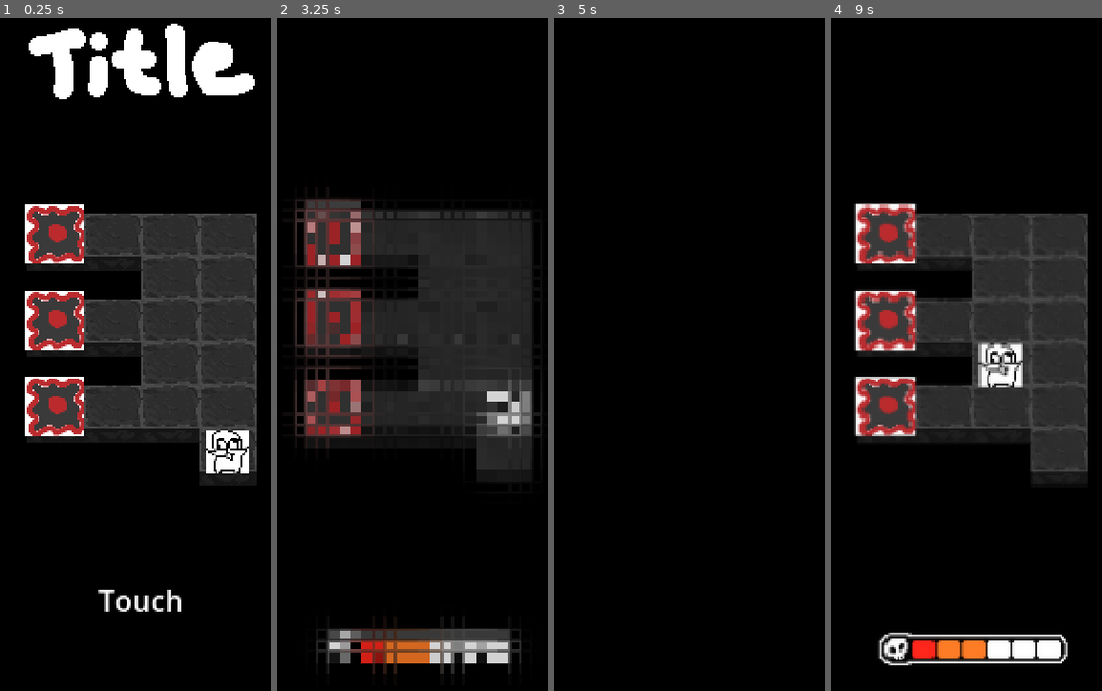
Above: before the commit, frames 1-4 (left to right).
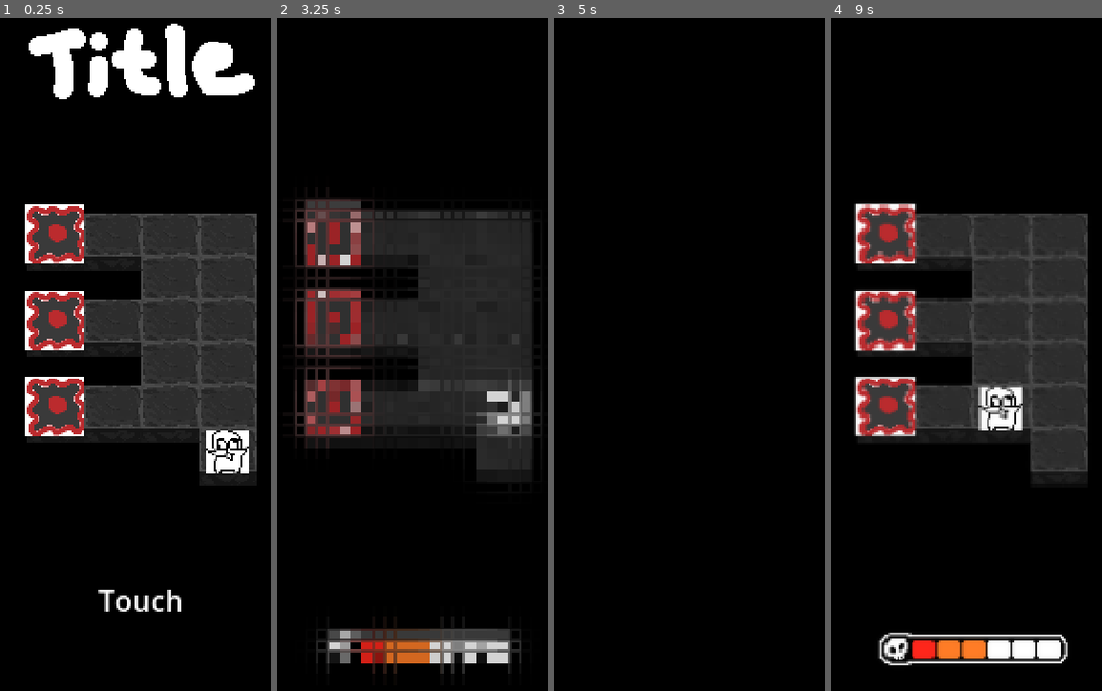
Above: after the commit, the same moments.

Repository: chamwhy/godotTest
Game: Godot game, scene res://04_Scenes/main.tscn
Two runs of this game, one before a commit and one after it. Both use one fixed random seed, a clock stepped at 60 frames per second and the inputs below.
Inputs (mouse positions are in pixels of both pictures, inside the frame that each line leads up to):
- Up to frame 1 (0.25 s): no input
- Up to frame 2 (3.25 s): tap Enter at 0.5, 2 s; move the mouse to (512, 307) at 0.52 s; hold D (move_right) 0.53-1.28 s; tap Space (interaction) at 0.6, 1.25, 2.75 s; click (512, 307) at 0.67 s; move the mouse to (333, 381) at 1.27 s; hold Z (back) 1.28-2.03 s; tap X (test_x) at 1.35 s; move the mouse to (461, 172) at 2.02 s; hold D (move_right) 2.03-2.78 s; hold 5 2.03-2.78 s; move the mouse to (396, 495) at 2.77 s; hold W (move_up) from 2.78 s (still down); tap 6 at 2.85 s; click (396, 495) at 2.92 s
- Up to frame 3 (5 s): move the mouse to (824, 455) at 3.52 s; release W (move_up) at 3.53 s; hold A (move_left) from 3.53 s (still down); tap Space (interaction) at 3.6 s; tap Enter at 4.25 s; move the mouse to (567, 226) at 4.27 s; tap X (test_x) at 4.35 s
- Up to frame 4 (9 s): tap Space (interaction) at 5, 6.6 s; move the mouse to (993, 341) at 5.02 s; release A (move_left) at 5.03 s; hold Z (back) 5.03-5.78 s; hold 5 5.03-5.78 s; click (993, 341) at 5.17 s; move the mouse to (906, 152) at 5.77 s; hold D (move_right) 5.78-6.53 s; tap 6 at 5.85, 8.85 s; move the mouse to (1066, 307) at 6.52 s; hold W (move_up) 6.53-7.28 s; move the mouse to (887, 381) at 7.27 s; hold D (move_right) 7.28-8.03 s; tap X (test_x) at 7.35 s; click (887, 381) at 7.42 s; move the mouse to (1015, 172) at 8.02 s; hold Z (back) 8.03-8.78 s; hold 5 8.03-8.78 s; move the mouse to (950, 495) at 8.77 s; hold A (move_left) from 8.78 s (still down)

Frames 1-3 are identical in both runs. In frame 4, 2.0% of the frame differs, in the area x 54-71%, y 48-62%.

Commit message:
undomanager 완성 및 사과 그리기

Diff:
--- a/godot/01_Scripts/Entities/Element/Element.gd
+++ b/godot/01_Scripts/Entities/Element/Element.gd
@@ -6,7 +6,6 @@
 #region element 별 특성
 @export var is_block: bool = false  # 막힘 판정 여부
 @export var hitable: bool = true
-
 #endregion
 
 
@@ -14,9 +13,41 @@
 	return false
 
 
-
 func apply_data(data: Dictionary):
 	super.apply_data(data)
 	_set_z_index(SortLayer.Element)
 	print("apply data")
 	InGameManager.register_element(cur_position, self)
+
+
+# ─────────────────────────────────────────────
+# Undo 계약 (서브클래스가 override)
+# ─────────────────────────────────────────────
+
+## 현재 논리 상태를 Dictionary로 반환한다.
+## 서브클래스는 super.save_undo_state() 결과에 자신의 필드를 merge해서 반환한다.
+func save_undo_state() -> Dictionary:
+	return {
+		"position": cur_position.copy(),
+		"is_block": is_block,
+		"hitable":  hitable,
+		"visible":  visible,
+	}
+
+## save_undo_state()가 반환한 Dictionary로 논리 상태를 복원한다.
+## 서브클래스는 super.apply_undo(state)를 먼저 호출한 뒤 추가 처리한다.
+func apply_undo(state: Dictionary) -> void:
+	cur_position = state["position"]
+	is_block     = state["is_block"]
+	hitable      = state["hitable"]
+	# 시각 위치는 애니메이션이 끝난 뒤 최종적으로 맞춰짐.
+	# Undo 애니메이션의 undo_data.to 가 최종 위치이므로,
+	# 여기선 논리값만 복원하고 position(픽셀)은 on_animate가 담당한다.
+	if state.get("visible", true):
+		show()
+
+## 소멸 처리: queue_free 대신 숨김으로 처리한다.
+## element_map 에서도 제거한다.
+func hide_for_undo(tick: int) -> void:
+	InGameManager.exit_element(self, cur_position, tick)
+	hide()
--- a/godot/01_Scripts/Entities/Element/Unit/Unit.gd
+++ b/godot/01_Scripts/Entities/Element/Unit/Unit.gd
@@ -108,32 +108,39 @@
 	if vel.is_zero(): return
 	print("Move To: ", vel.to_str())
 	var goal: Position = vel.add(cur_position)
-	var dir: Position = vel.normalized()
-	# 어차피 처음은 무조건 exit라 미리 더해두기
+	var dir: Position  = vel.normalized()
 	var chk_pos: Position = cur_position.add(dir)
 	var from: Position = cur_position.copy()
 
 	var re = InGameManager.exit_element(self, cur_position, tick)
-
 	print(re, cur_position.to_str(), tick)
 	if self != re: print("오류임. 절대 무조건 같아야 함")
 
-	while(true):
+	while true:
 		if chk_pos.equals(goal): break
 		InGameManager.pass_element(self, chk_pos, tick)
 		chk_pos = chk_pos.add(dir)
-		AnimationQueue.add_anim_unit(AnimationQueue.AnimUnit.new(self, "move", {
-			"from": from,
-			"to": chk_pos
-		}), tick)
+
+		AnimationQueue.add_anim_unit(AnimationQueue.AnimUnit.new(
+			self,
+			"move",           # 정방향 액션
+			{"from": from, "to": chk_pos},
+			"move_reverse",   # ← Undo 역산 액션
+			{"from": chk_pos, "to": from}  # ← Undo 시 from/to 반전
+		), tick)
+
 		from = chk_pos.copy()
 		tick += 1
-	# TODO: 현재 애니메이션 순서 관련해서 어떻게 애니메이션 큐에 넣을 지 고민중임
+
 	InGameManager.enter_element(self, chk_pos, tick)
-	AnimationQueue.add_anim_unit(AnimationQueue.AnimUnit.new(self, "move", {
-			"from": from,
-			"to": chk_pos
-		}), tick)
+	AnimationQueue.add_anim_unit(AnimationQueue.AnimUnit.new(
+		self,
+		"move",
+		{"from": from, "to": chk_pos},
+		"move_reverse",
+		{"from": chk_pos, "to": from}
+	), tick)
+
 
 func attack(atk_power: int, dir: Position, tick: int) -> void:
 	var targets: Array[Element] = InGameManager.get_elements(cur_position.add(dir))
@@ -168,29 +175,50 @@
 
 
 
+func save_undo_state() -> Dictionary:
+	var state := super.save_undo_state()
+	state.merge({
+		"cur_hp":    cur_hp,
+		"is_dead":   is_dead,
+		"is_fallen": is_fallen,
+	})
+	return state
+
+func apply_undo(state: Dictionary) -> void:
+	super.apply_undo(state)
+	_cur_hp    = state["cur_hp"]
+	is_dead    = state["is_dead"]
+	is_fallen  = state["is_fallen"]
+
+
+
+
 #region animation
 
 # unit.target(예: Player) 내부의 함수
 func on_animate(action, data) -> Signal:
 	var from_val = Position.position_to_world(data.get("from", cur_position))
-	var to_val = Position.position_to_world(data.get("to", cur_position))
-	var time = 0.2
-
+	var to_val   = Position.position_to_world(data.get("to",   cur_position))
+	var time := 0.2
 
 	var tween = create_tween()
 
-	# 애니메이션 종류에 따른 분기 처리
 	match action:
 		"move":
-			tween.tween_property(self, "position", to_val, time).from(from_val).set_trans(Tween.TRANS_SINE)
+			tween.tween_property(self, "position", to_val, time) \
+				.from(from_val).set_trans(Tween.TRANS_SINE)
+
+		# Undo 전용: 이전 위치로 역이동
+		# from = 현재(되돌리기 전) 위치, to = 이전 위치
 		"move_reverse":
-			tween.tween_property(self, "position", to_val, time)\
-				.from(from_val)\
-				.set_trans(Tween.TRANS_SINE)\
-				.set_ease(Tween.EASE_OUT)   # 앞으로 갈 때와 반대 이징
+			tween.tween_property(self, "position", to_val, time) \
+				.from(from_val) \
+				.set_trans(Tween.TRANS_SINE) \
+				.set_ease(Tween.EASE_OUT)
+
 		"fade":
-			tween.tween_property(self, "modulate:a", 1.0, time).from(0.0) # 투명도 조절
-	# 트윈이 끝날 때 발생하는 'finished' 신호를 그대로 반환
+			tween.tween_property(self, "modulate:a", 1.0, time).from(0.0)
+
 	return tween.finished
 
 #endregion
--- a/godot/01_Scripts/Entities/Element/Wall/Wall.gd
+++ b/godot/01_Scripts/Entities/Element/Wall/Wall.gd
@@ -35,11 +35,48 @@
 func on_hit(atk_data: AtkData) -> bool:
 	if not destroyable: return false
 
-	if min_atk > atk_data.dmg: return false
+	if min_atk > atk_data.dmg:
+		AnimationQueue.add_anim_unit(AnimationQueue.AnimUnit.new(
+			self,
+			"on_hit",   # 파괴 이펙트 (on_animate에서 구현)
+			{},
+			"",          # ← Undo 시 역산 애니메이션 없음 (재생성 이펙트는 apply_undo에서)
+			{}
+		), atk_data.tick)
+		return false
 	destroy_wall(atk_data.tick)
 	return true
 
 
+# [변경] queue_free → hide_for_undo
 func destroy_wall(tick: int) -> void:
-	InGameManager.exit_element(self, cur_position, tick)
-	queue_free()
+	# 파괴 애니메이션이 있다면 AnimUnit(undo_action="") 으로 등록
+	# undo_action="" → Undo 시 역산 애니메이션 없음
+	# 대신 apply_undo 에서 show() 를 호출하면 "펑" 같은 재생성 이펙트를 넣을 수 있음
+	AnimationQueue.add_anim_unit(AnimationQueue.AnimUnit.new(
+		self,
+		"destroy",   # 파괴 이펙트 (on_animate에서 구현)
+		{},
+		"",          # ← Undo 시 역산 애니메이션 없음 (재생성 이펙트는 apply_undo에서)
+		{}
+	), tick)
+	hide_for_undo(tick)
+
+
+# ─────────────────────────────────────────────
+# Undo 상태 저장/복원
+# ─────────────────────────────────────────────
+func save_undo_state() -> Dictionary:
+	var state := super.save_undo_state()
+	state.merge({
+		"destroyable": destroyable,
+		"min_atk":     min_atk,
+	})
+	return state
+
+func apply_undo(state: Dictionary) -> void:
+	super.apply_undo(state)  # position, visible, is_block, hitable 복원
+	destroyable = state["destroyable"]
+	min_atk     = state["min_atk"]
+	update_sprite()
+	# TODO: 재생성 이펙트 (예: "펑" 파티클) 여기서 재생
--- a/godot/01_Scripts/Systems/AutoLoad/AnimationQueue.gd
+++ b/godot/01_Scripts/Systems/AutoLoad/AnimationQueue.gd
@@ -1,54 +1,86 @@
+# AnimationQueue.gd
 extends Node
 
-# 개별 애니메이션 단위
+# ─────────────────────────────────────────────
+# AnimUnit: 개별 애니메이션 단위
+# ─────────────────────────────────────────────
 class AnimUnit:
 	var target: Node2D
 	var action: String
 	var data: Dictionary
 
-	func _init(_target: Node2D, _action: String, _data: Dictionary):
-		self.target = _target
-		self.action = _action
-		self.data = _data
+	# Undo 시 재생할 역산 정보
+	# undo_action == "" 이면 역산 애니메이션 없음 (피격 이펙트 등)
+	var undo_action: String
+	var undo_data: Dictionary
 
-# 동시에 실행될 애니메이션들의 묶음 (Batch)
+	func _init(
+		_target: Node2D,
+		_action: String,
+		_data: Dictionary,
+		_undo_action: String = "",
+		_undo_data: Dictionary = {}
+	) -> void:
+		target      = _target
+		action      = _action
+		data        = _data
+		undo_action = _undo_action
+		undo_data   = _undo_data
+
+
+# ─────────────────────────────────────────────
+# 큐
+# ─────────────────────────────────────────────
 var queue: Array = []
 const QUEUE_LIMIT = 100
 var is_processing: bool = false
 
 var start_tick := 0
-var cur_tick := 0
+var cur_tick   := 0
 
 
-var anim_data: Array = []
+# ─────────────────────────────────────────────
+# 턴 로그 (UndoManager가 읽어감)
+# 한 턴에 실행된 AnimUnit 배치 목록을 tick 순서대로 보관
+# 구조: [ [AnimUnit, ...], [AnimUnit, ...], ... ]  (tick 오름차순)
+# ─────────────────────────────────────────────
+var _turn_log: Array = []
+
+func get_and_clear_turn_log() -> Array:
+	var log = _turn_log.duplicate()
+	_turn_log.clear()
+	return log
+
 
 func _ready() -> void:
 	queue_reset()
 
 
-func queue_reset():
+func queue_reset() -> void:
 	print("큐 리셋")
 	cur_tick = 0
 	queue.resize(QUEUE_LIMIT)
 	for i in range(QUEUE_LIMIT):
-		queue[i] = [] # 각 칸을 빈 배열로 초기화
+		queue[i] = []
 
-## 1. 새로운 애니메이션 스텝(Batch) 추가
-# 이 함수를 호출할 때마다 "동시 재생될 그룹"이 하나 생성됩니다.
+
 func add_anim_unit(unit: AnimUnit, tick: int) -> bool:
 	if tick >= start_tick + QUEUE_LIMIT:
 		return false
-	print("애니메이션 큐 유닛 추가 - ", unit.target.get_script().get_global_name(), " : ", tick, "(", tick - start_tick, ")")
+	print("애니메이션 큐 유닛 추가 - ",
+		unit.target.get_script().get_global_name(),
+		" : ", tick, "(", tick - start_tick, ")")
 	queue[tick - start_tick].append(unit)
 	return true
 
-## 2. 큐 실행 및 모든 완료 대기 (await 가능)
-func process_queue():
 
+# ─────────────────────────────────────────────
+# 정방향 큐 실행
+# ─────────────────────────────────────────────
+func process_queue() -> void:
 	for i in range(QUEUE_LIMIT):
 		if queue[i].size() > 0:
 			print(i, " - ", queue[i].size())
-
 
 	print("애니메이션 큐 프로세싱 시작 try", is_processing, cur_tick, queue[cur_tick].is_empty())
 	if is_processing or queue[cur_tick].is_empty():
@@ -56,30 +88,69 @@
 	print("애니메이션 큐 프로세싱 시작")
 	is_processing = true
 
+	_turn_log.clear()
+
 	while not queue[cur_tick].is_empty():
 		print("aq: ", start_tick + cur_tick, " - ", queue[cur_tick].size())
-		var current_batch = queue[cur_tick] # 이번 스텝에 실행할 리스트
+		var current_batch: Array = queue[cur_tick]
+
+		# 이번 배치를 턴 로그에 기록
+		_turn_log.append(current_batch.duplicate())
+
 		var tweens: Array[Signal] = []
 
-		# 이번 배치에 있는 모든 애니메이션을 '동시에' 실행
 		for unit in current_batch:
 			if is_instance_valid(unit.target) and unit.target.has_method("on_animate"):
-				# on_animate는 애니메이션이 끝날 때 신호(Signal)나 await를 반환해야 함
 				var task_finished = unit.target.on_animate(unit.action, unit.data)
 				if task_finished is Signal:
 					tweens.append(task_finished)
 
-		# 이번 배치의 모든 애니메이션이 끝날 때까지 대기
 		for finished_signal in tweens:
 			await finished_signal
 
-		# 딜레이가 다른 경우를 대비해, 가장 긴 애니메이션이 끝날 때까지
-		# 혹은 추가적인 안전 딜레이를 넣고 싶다면 여기에 추가 가능
 		await get_tree().process_frame
+		cur_tick += 1
 
-		cur_tick += 1
-	# start_tick의 효용성은 anim queue의 끝점이 아닌, max에 도달했을때 사용하기 위함임.
-	#start_tick = cur_tick
 	queue_reset()
 	is_processing = false
 	print("모든 큐 재생 완료")
+
+
+# ─────────────────────────────────────────────
+# 역방향 큐 실행 (UndoManager 전용)
+# batches: [ [AnimUnit,...], ... ]  tick 오름차순 → 역순으로 처리
+# ─────────────────────────────────────────────
+func process_undo_queue(batches: Array) -> void:
+	if is_processing:
+		return
+	if batches.is_empty():
+		return
+
+	is_processing = true
+	print("Undo 애니메이션 역재생 시작")
+
+	# tick 역순으로 배치를 순회
+	for i in range(batches.size() - 1, -1, -1):
+		var batch: Array = batches[i]
+		var tweens: Array[Signal] = []
+
+		for unit in batch:
+			# undo_action 이 비어 있으면 역산 애니메이션 없음
+			if unit.undo_action == "":
+				continue
+			if not is_instance_valid(unit.target):
+				continue
+			if not unit.target.has_method("on_animate"):
+				continue
+
+			var task_finished = unit.target.on_animate(unit.undo_action, unit.undo_data)
+			if task_finished is Signal:
+				tweens.append(task_finished)
+
+		for finished_signal in tweens:
+			await finished_signal
+
+		await get_tree().process_frame
+
+	is_processing = false
+	print("Undo 애니메이션 역재생 완료")
--- a/godot/01_Scripts/Systems/AutoLoad/InGameManager.gd
+++ b/godot/01_Scripts/Systems/AutoLoad/InGameManager.gd
@@ -31,23 +31,29 @@
 #endregion
 
 func _ready() -> void:
-	# TODO: 나중에 지우기
 	InputManager.action_input.connect(_action_inputed)
-	InputManager.back_input.connect(_back_inputed)
-
-func _action_inputed(dir: Position):
+	InputManager.back_input.connect(_back_inputed)   # ← 추가
+
+func _action_inputed(dir: Position) -> void:
 	if AnimationQueue.is_processing or _player == null: return
-	# 죽었거나 떨어졌으면 입력 x
 	if _player.is_dead or _player.is_fallen: return
 
-	# 유저 입력을 통한 행동은 tick 0부터 시작
+	# ① 입력 직전 상태 스냅샷 준비
+	var record = UndoManager.pre_action()
+
+	# ② 게임 로직 실행 (AnimUnit 들이 AnimationQueue 에 등록됨)
 	_player.action_dir(dir, 0)
-	# 현재 MAX에 도달했을때 false 반환값으로 인한 중간 process는 작성되지 않음.
-	AnimationQueue.process_queue()
-
-func _back_inputed():
+
+	# ③ 애니메이션 재생 — await 로 완료까지 대기
+	await AnimationQueue.process_queue()
+
+	# ④ 완료 후 턴 로그를 히스토리에 적재
+	UndoManager.commit_turn(record)
+
+func _back_inputed() -> void:
 	if AnimationQueue.is_processing or _player == null: return
-	RedoManager.undo()
+	await UndoManager.undo()
+
 #region Map
 #region Mapping
 var tile_map: Array = []
--- /dev/null
+++ b/godot/01_Scripts/Systems/AutoLoad/UndoManager.gd
@@ -0,0 +1,153 @@
+# UndoManager.gd
+# AutoLoad
+#
+# ─── 동작 원리 ───────────────────────────────────────────────
+# [입력]
+#   ① pre_action()          : element_map 구조 + 각 Element 상태 스냅샷
+#   ② action_dir()          : 게임 로직 실행 (AnimUnit 등록)
+#   ③ await process_queue() : 정방향 애니메이션 재생 + 턴 로그 기록
+#   ④ commit_turn()         : 로그를 히스토리에 적재
+#
+# [back 입력]
+#   ① _restore_logic()      : element_map + 각 Element 상태 복원
+#   ② process_undo_queue()  : tick 역순으로 undo_action 애니메이션 재생
+#
+# ─── Element 확장 계약 ───────────────────────────────────────
+# 각 서브클래스는 아래 두 메서드를 override한다.
+#
+#   func save_undo_state() -> Dictionary
+#       super 결과에 자신의 필드를 merge해서 반환
+#
+#   func apply_undo(state: Dictionary) -> void
+#       super.apply_undo(state) 먼저 호출 후 추가 처리
+#
+# ─── AnimUnit undo 계약 ──────────────────────────────────────
+#   undo_action == ""  → Undo 시 역산 애니메이션 없음
+#   undo_action 있음   → on_animate(undo_action, undo_data) 호출
+#
+# ─── 소멸 처리 ───────────────────────────────────────────────
+#   스테이지 원래 Element : hide_for_undo() → Undo 시 show() + apply_undo()
+#   동적 생성 Element     : Undo 시 queue_free() (스냅샷에 없으므로)
+# ─────────────────────────────────────────────────────────────
+
+extends Node
+
+const MAX_HISTORY := 30
+
+
+# ─────────────────────────────────────────────
+# 한 턴의 기록
+# ─────────────────────────────────────────────
+class TurnRecord:
+	# AnimationQueue가 실행한 배치 목록 (tick 오름차순)
+	# [ [AnimUnit, ...], [AnimUnit, ...], ... ]
+	var anim_batches: Array = []
+
+	# 턴 시작 시점의 element_map 구조 스냅샷 (위치별 순서 보존)
+	# [y][x] = Array[Element]
+	var element_map_snapshot: Array = []
+
+	# 각 Element의 논리 상태 스냅샷
+	# { Element → Dictionary }
+	var state_before: Dictionary = {}
+
+
+var _history: Array[TurnRecord] = []
+
+
+# ─────────────────────────────────────────────
+# 스테이지 초기화 시 호출
+# ─────────────────────────────────────────────
+func clear_history() -> void:
+	_history.clear()
+	print("UndoManager: 히스토리 초기화")
+
+
+# ─────────────────────────────────────────────
+# ① 입력 직전 호출 → 스냅샷 준비
+# ─────────────────────────────────────────────
+func pre_action() -> TurnRecord:
+	var record := TurnRecord.new()
+
+	# element_map 구조를 그대로 복사 (위치별 순서 보존)
+	record.element_map_snapshot.resize(InGameManager.map_height)
+	for y in range(InGameManager.map_height):
+		record.element_map_snapshot[y] = []
+		for x in range(InGameManager.map_width):
+			# 내부 배열 shallow copy → Element 레퍼런스와 순서 보존
+			record.element_map_snapshot[y].append(
+				InGameManager.element_map[y][x].duplicate()
+			)
+
+	# 스냅샷에 담긴 Element들의 상태 저장
+	for y in range(InGameManager.map_height):
+		for x in range(InGameManager.map_width):
+			for elm: Element in record.element_map_snapshot[y][x]:
+				if elm.has_method("save_undo_state"):
+					record.state_before[elm] = elm.save_undo_state()
+
+	return record
+
+
+# ─────────────────────────────────────────────
+# ④ process_queue() 완료 후 호출 → 히스토리 적재
+# ─────────────────────────────────────────────
+func commit_turn(record: TurnRecord) -> void:
+	record.anim_batches = AnimationQueue.get_and_clear_turn_log()
+
+	if record.anim_batches.is_empty():
+		print("UndoManager: 애니메이션 없음, 히스토리 저장 건너뜀")
+		return
+
+	_history.push_back(record)
+	if _history.size() > MAX_HISTORY:
+		_history.pop_front()
+
+	print("UndoManager: 턴 기록 완료 (총 %d개)" % _history.size())
+
+
+# ─────────────────────────────────────────────
+# Undo 실행
+# ─────────────────────────────────────────────
+func undo() -> void:
+	if AnimationQueue.is_processing:
+		return
+	if _history.is_empty():
+		print("UndoManager: 되돌릴 기록이 없습니다.")
+		return
+
+	var record: TurnRecord = _history.pop_back()
+	print("UndoManager: Undo 실행 (남은 기록: %d개)" % _history.size())
+
+	# 논리 상태 먼저 복원
+	_restore_logic(record)
+
+	# 역산 애니메이션 재생
+	await AnimationQueue.process_undo_queue(record.anim_batches)
+
+	print("UndoManager: Undo 완료")
+
+
+# ─────────────────────────────────────────────
+# 논리 상태 복원
+# ─────────────────────────────────────────────
+func _restore_logic(record: TurnRecord) -> void:
+	# ── 동적 생성 Element 제거 ──────────────────────────────
+	# 현재 element_map을 순회해서 스냅샷에 없는 Element는 실제 제거
+	for y in range(InGameManager.map_height):
+		for x in range(InGameManager.map_width):
+			for elm: Element in InGameManager.element_map[y][x]:
+				if elm not in record.state_before:
+					elm.queue_free()
+
+	# ── element_map을 스냅샷으로 복원 (위치·순서 완전 복원) ──
+	for y in range(InGameManager.map_height):
+		for x in range(InGameManager.map_width):
+			InGameManager.element_map[y][x] = \
+				record.element_map_snapshot[y][x].duplicate()
+
+	# ── 각 Element 논리 상태 복원 ───────────────────────────
+	for elm: Element in record.state_before:
+		if not is_instance_valid(elm):
+			continue
+		elm.apply_undo(record.state_before[elm])
--- a/godot/04_Scenes/Entities/heal_item.tscn
+++ b/godot/04_Scenes/Entities/heal_item.tscn
@@ -1,12 +1,11 @@
 [gd_scene format=3 uid="uid://tqdeqigdhtn"]
 
 [ext_resource type="Script" uid="uid://dw7dt43kn7fcd" path="res://01_Scripts/Entities/Element/HealItem/HealItem.gd" id="1_r8fft"]
-[ext_resource type="Texture2D" uid="uid://ihs30dlu6aj0" path="res://03_Resources/Test/heal_item.png" id="2_kxvwg"]
+[ext_resource type="Texture2D" uid="uid://btui1emexvti5" path="res://03_Resources/dummy/apple.png" id="2_kxvwg"]
 
 [node name="HealItem" type="Node2D" unique_id=630704450]
 script = ExtResource("1_r8fft")
 hitable = false
 
 [node name="Sprite2D" type="Sprite2D" parent="." unique_id=749955335]
-scale = Vector2(0.3, 0.3)
 texture = ExtResource("2_kxvwg")
--- a/godot/project.godot
+++ b/godot/project.godot
@@ -31,7 +31,7 @@
 InGameManager="*res://01_Scripts/Systems/AutoLoad/InGameManager.gd"
 AnimationQueue="*uid://b4cm2c6ncvs4r"
 SceneTransition="*uid://dc3c2ayr4ampo"
-RedoManager="*uid://caohqm1owhdlq"
+UndoManager="*uid://caohqm1owhdlq"
 
 [display]
 
Not shown, added: godot/01_Scripts/Systems/AutoLoad/UndoManager.gd.uid
Binary file added: godot/03_Resources/dummy/apple.png
Not shown, added: godot/03_Resources/dummy/apple.png.import
